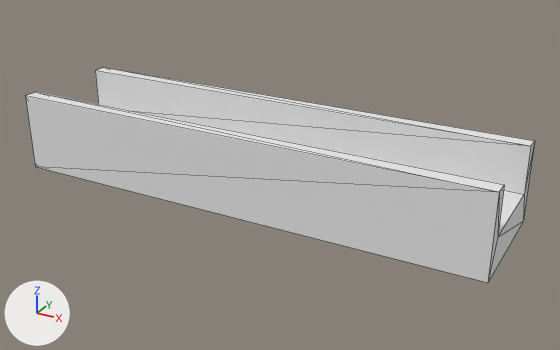
The OBJ model resources/shape-10.obj: old version first, new version second.
The view is the same before and after, from a 50 mm camera at (0.729, -1.243, 0.631) aimed at (0.042, 0.005, 0.007). The lights are fixed; the arrows at lower left show +X, +Y and +Z. Mesh edges are drawn as thin lines. Where no turn or scale is listed for an object, it has been applied to the vertices. Vertices at the same position are counted once.

The scene before the commit, as lines of its bpy script (objects in view):
```python
mat_material_0 = principled_material('material_0')
mat_material_0.base_color = (0.8, 0.8, 0.8)  # white #e7e7e7
mat_material_0.roughness = 1.0
me_shape_10 = bpy.data.meshes.new('shape-10')
me_shape_10.from_pydata(...)  # 16 vertices, 28 faces; spans x -0.5..0.5, y -0.125..0.125, z -0.038..0.125
me_shape_10.materials.append(mat_material_0)  # white #e7e7e7
ob_shape_10 = bpy.data.objects.new('shape-10', me_shape_10)
ob_shape_10.location = (0.0, 0.0, 0.0)
```
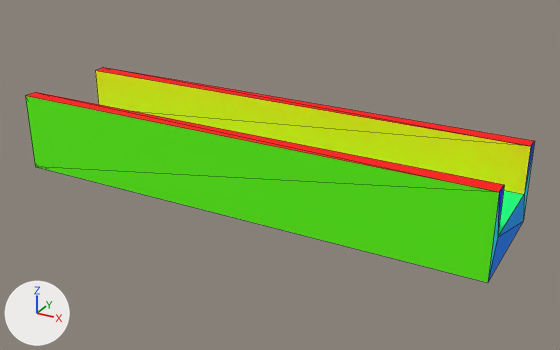
The edits, one by one:
Material 'material_0' (mat_material_0) changes colour from white #e7e7e7 to red #ff0000; in linear values from (0.8, 0.8, 0.8) to (1.0, 0.0, 0.0).
Material 'material_3' (mat_material_3) is new.
Its base color is (0.0, 0.227, 1.0) (blue #0083ff).
Its roughness is 1.0.
Material 'material_8' (mat_material_8) is new.
Its base color is (0.0, 1.0, 0.227) (green #00ff83).
Its roughness is 1.0.
Material 'material_6' (mat_material_6) is new.
Its base color is (0.0, 0.961, 1.0) (cyan #00fbff).
Its roughness is 1.0.
Material 'material_2' (mat_material_2) is new.
Its base color is (0.0, 0.357, 1.0) (blue #00a1ff).
Its roughness is 1.0.
Material 'material_4' (mat_material_4) is new.
Its base color is (0.0, 0.0, 1.0) (blue #0000ff).
Its roughness is 1.0.
Material 'material_1' (mat_material_1) is new.
Its base color is (0.0, 0.855, 1.0) (cyan #00eeff).
Its roughness is 1.0.
Material 'material_5' (mat_material_5) is new.
Its base color is (0.106, 1.0, 0.0) (green #5cff00).
Its roughness is 1.0.
Material 'material_7' (mat_material_7) is new.
Its base color is (1.0, 0.918, 0.0) (yellow #fff600).
Its roughness is 1.0.
me_shape_10 has 16 vertices, 28 faces and spans x -0.5..0.5, y -0.125..0.125, z -0.038..0.125.
me_shape_10 is used by ob_shape_10; location (0.0, 0.0, 0.0).
me_shape_10 part 1: 4 faces spanning x -0.5..0.5, y -0.125..0.125, z -0.038..0.125 switch from mat_material_0 (white #e7e7e7) to mat_material_1 (cyan #00eeff).
me_shape_10 part 2: 2 faces spanning x -0.5..0.5, y -0.094..0.125, z -0.038..0.031 switch from mat_material_0 (white #e7e7e7) to mat_material_2 (blue #00a1ff).
me_shape_10 part 3: 2 faces spanning x -0.5..0.5, y -0.125..0.125, z -0.038..0.031 switch from mat_material_0 (white #e7e7e7) to mat_material_3 (blue #0083ff).
me_shape_10 part 4: 4 faces spanning x -0.5..0.5, y -0.125..0.125, z 0.031..0.125 switch from mat_material_0 (white #e7e7e7) to mat_material_4 (blue #0000ff).
me_shape_10 part 5: 4 faces spanning x -0.5..0.5, y -0.125..0.125, z -0.038..0.125 switch from mat_material_0 (white #e7e7e7) to mat_material_5 (green #5cff00).
me_shape_10 part 6: 4 faces spanning x -0.5..0.5, y -0.094..0.094, z 0.031..0.125 switch from mat_material_0 (white #e7e7e7) to mat_material_7 (yellow #fff600).
me_shape_10 part 7: 2 faces spanning x -0.5..0.5, y -0.094..0.094, z 0.031 switch from mat_material_0 (white #e7e7e7) to mat_material_8 (green #00ff83).
me_shape_10 now uses material mat_material_6 (cyan #00fbff).

Pixel boxes (x1, y1, x2, y2) of what changed, in the pictures (560 x 350 px):
'shape-10', recoloured, surface changed (white to green): (26, 68, 535, 283) in both
part 1 of me_shape_10, recoloured (white to cyan): (488, 147, 534, 280) in both
part 2 of me_shape_10, recoloured (white to blue): (498, 195, 524, 237) in both
part 3 of me_shape_10, recoloured (white to blue): (488, 222, 523, 282) in both
part 4 of me_shape_10, recoloured (white to blue): (498, 141, 535, 230) in both
part 5 of me_shape_10, recoloured (white to green): (26, 96, 499, 283) in both
part 6 of me_shape_10, recoloured (white to green): (95, 71, 531, 194) in both
part 7 of me_shape_10, recoloured (white to green): (498, 191, 524, 236) in both
